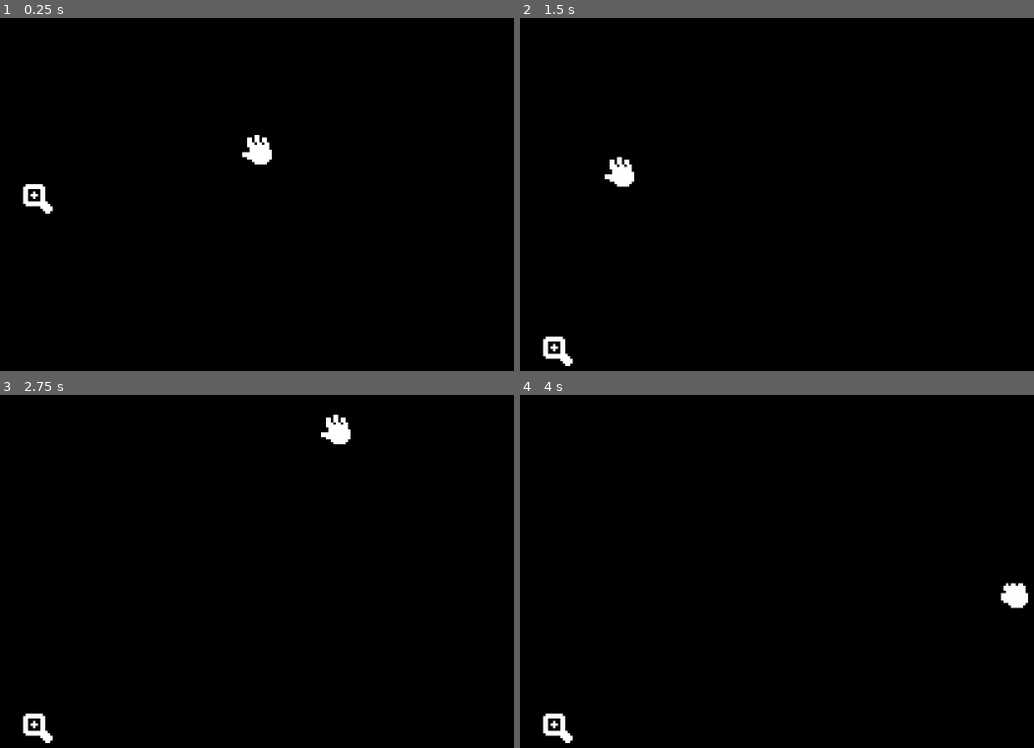
Above: before the commit, frames 1-4 (two rows, left to right).
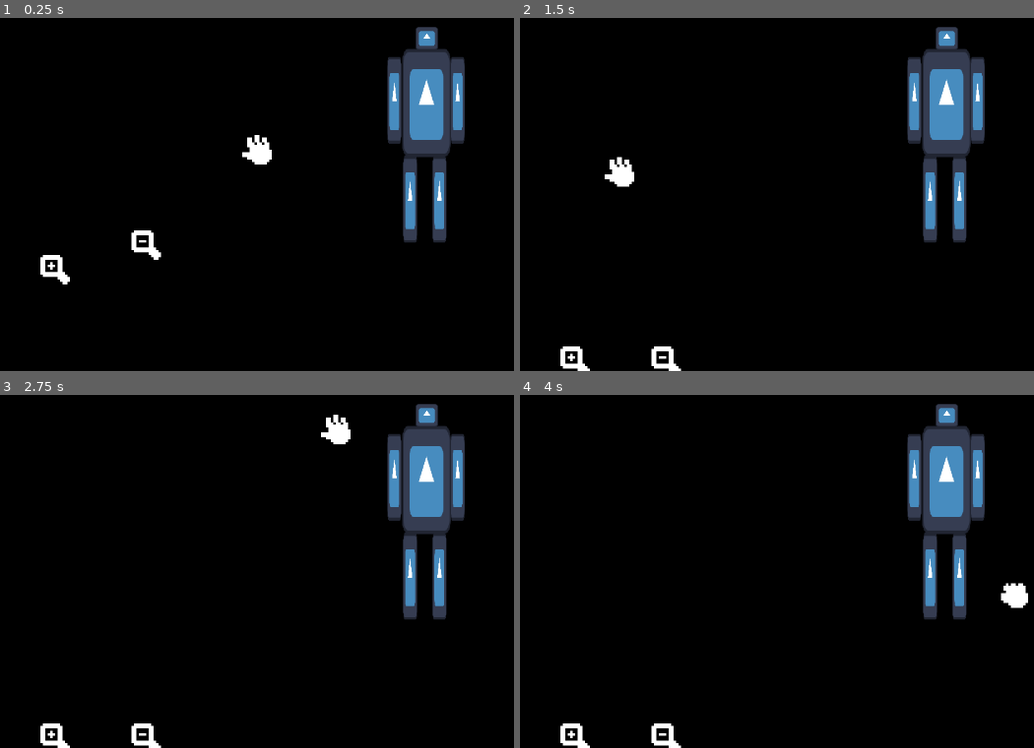
Above: after the commit, the same moments.

Repository: SushiOnToast/out-of-scale
Game: Godot game, scene res://scenes/level.tscn
Same seed, same stepped clock (60 frames per second), same inputs: the game is played once before the commit and once after it. The engine's default icon, where the game draws it, is replaced by a stand-in: a white triangle on a blue panel in a dark square.
Inputs (mouse positions are in pixels of both pictures, inside the frame that each line leads up to):
- Up to frame 1 (0.25 s): no input
- Up to frame 2 (1.5 s): move the mouse to (951, 127) at 0.52 s; click (951, 127) at 0.6 s; tap Enter at 1.25 s; move the mouse to (617, 173) at 1.27 s; right-click (617, 173) at 1.35 s
- Up to frame 3 (2.75 s): click (97, 550) at 1.55 s; tap Space at 2 s; move the mouse to (334, 430) at 2.02 s; click (334, 430) at 2.1 s
- Up to frame 4 (4 s): tap Enter at 2.75 s; move the mouse to (735, 613) at 2.77 s; click (735, 613) at 2.85 s; tap Space at 3.5 s; move the mouse to (1013, 592) at 3.52 s; hold Right mouse button (grab) from 3.53 s (still down); click (1013, 592) at 3.8 s

The runs differ from the first frame. In frame 1, 6.7% of the frame differs, in the area x 4-91%, y 2-76%; in frame 2, 6.5%; in frame 3, 6.5%; in frame 4, 6.5%.

Commit message:
add tool inheritance and entity scaling

Diff:
--- /dev/null
+++ b/scenes/Tools/scale_down.gd
@@ -0,0 +1,8 @@
+extends Tool
+
+func action(body_part: Sprite2D):
+	#print(body_part.scale)
+	if body_part.scale - Vector2(0.1, 0.1) > Vector2(0.1, 0.1):
+		body_part.scale -= Vector2(0.1, 0.1)
+	else:
+		print("Limit reached")
--- /dev/null
+++ b/scenes/Tools/scale_down.tscn
@@ -0,0 +1,11 @@
+[gd_scene format=3 uid="uid://d22yxna7yye57"]
+
+[ext_resource type="PackedScene" uid="uid://b33cpfnk54xc1" path="res://scenes/Tools/tool.tscn" id="1_neb6u"]
+[ext_resource type="Texture2D" uid="uid://dbofwxjkwo25p" path="res://graphics/tools/zoom_out.png" id="2_d5bxf"]
+[ext_resource type="Script" uid="uid://bujxywms6tnpx" path="res://scenes/Tools/scale_down.gd" id="2_gprrq"]
+
+[node name="ScaleDown" unique_id=633256298 instance=ExtResource("1_neb6u")]
+script = ExtResource("2_gprrq")
+
+[node name="Sprite2D" parent="." index="0" unique_id=366169014]
+texture = ExtResource("2_d5bxf")
--- /dev/null
+++ b/scenes/Tools/scale_up.gd
@@ -0,0 +1,4 @@
+extends Tool
+
+func action(body_part: Sprite2D):
+	body_part.scale += Vector2(0.1, 0.1)
--- /dev/null
+++ b/scenes/Tools/scale_up.tscn
@@ -0,0 +1,7 @@
+[gd_scene format=3 uid="uid://dkh8f2gpce1jj"]
+
+[ext_resource type="PackedScene" uid="uid://b33cpfnk54xc1" path="res://scenes/Tools/tool.tscn" id="1_8i6je"]
+[ext_resource type="Script" uid="uid://dw0r6ehn61ef0" path="res://scenes/Tools/scale_up.gd" id="2_pb15m"]
+
+[node name="ScaleUp" unique_id=633256298 instance=ExtResource("1_8i6je")]
+script = ExtResource("2_pb15m")
--- /dev/null
+++ b/scenes/Tools/tool.gd
@@ -0,0 +1,28 @@
+extends CharacterBody2D
+class_name Tool
+
+var active = false
+var gravity = 200
+
+var target: Sprite2D
+
+func apply_gravity(delta):
+	velocity.y += gravity * delta
+
+func _physics_process(delta: float) -> void:
+	if !active:
+		apply_gravity(delta)
+
+	if Input.is_action_just_pressed("use") and active and target:
+		action(target)
+
+	move_and_slide()
+
+func action(body_part: Sprite2D):
+	#print(body_part.scale)
+	#if body_part.scale - Vector2(0.1, 0.1) > Vector2(0.1, 0.1):
+		#body_part.scale -= Vector2(0.1, 0.1)
+	#else:
+		#print("Limit reached")
+	##print($ActionPoint.position)
+	pass
--- a/scenes/tool.tscn
+++ b/scenes/Tools/tool.tscn
@@ -1,10 +1,7 @@
 [gd_scene format=3 uid="uid://b33cpfnk54xc1"]
 
-[ext_resource type="Script" uid="uid://bvl0h405hsqmu" path="res://scenes/tool.gd" id="1_d1t6i"]
+[ext_resource type="Script" uid="uid://bvl0h405hsqmu" path="res://scenes/Tools/tool.gd" id="1_d1t6i"]
 [ext_resource type="Texture2D" uid="uid://bp87rcifs8yq4" path="res://graphics/tools/zoom_in.png" id="1_uonk4"]
-
-[sub_resource type="RectangleShape2D" id="RectangleShape2D_d5hc8"]
-size = Vector2(16, 16)
 
 [node name="Tool" type="CharacterBody2D" unique_id=633256298]
 collision_layer = 4
@@ -14,5 +11,5 @@
 [node name="Sprite2D" type="Sprite2D" parent="." unique_id=366169014]
 texture = ExtResource("1_uonk4")
 
-[node name="CollisionShape2D" type="CollisionShape2D" parent="." unique_id=1332414787]
-shape = SubResource("RectangleShape2D_d5hc8")
+[node name="CollisionPolygon2D" type="CollisionPolygon2D" parent="." unique_id=1841964396]
+polygon = PackedVector2Array(-6, -7, -6, -6, -7, -6, -7, 3, -6, 3, -6, 4, -6, 4, 1, 4, 1, 3, 2, 3, 2, 2, 3, 2, 3, 1, 4, 1, 4, -6, 3, -6, 3, -7)
--- /dev/null
+++ b/scenes/body_part.gd
@@ -0,0 +1,21 @@
+extends Area2D
+var hovering := false
+var current_body: Node2D = null
+
+
+func _physics_process(_delta: float) -> void:
+	hovering = false
+	var still_in_range := false
+
+	for body in get_overlapping_bodies():
+		if "active" in body:
+			hovering = true
+			still_in_range = true
+			current_body = body
+			if body.active:
+				body.target = get_parent()
+
+	if not still_in_range and current_body != null:
+		if current_body.target == get_parent():
+			current_body.target = null
+		current_body = null
--- /dev/null
+++ b/scenes/entity.gd
@@ -0,0 +1,14 @@
+extends CharacterBody2D
+
+func _ready() -> void:
+	var body_parts = [$Head/Area2D, $Torso/Area2D, $Torso/RightLeg/Area2D, $Torso/RightArm/Area2D, $Torso/LeftLeg/Area2D, $Torso/LeftArm/Area2D]
+	var part = body_parts.pick_random() as Area2D
+	print(part.get_parent().scale)
+	var random_scale = [randf_range(0.2, 0.5), randf_range(1.5, 3)].pick_random()
+	part.get_parent().scale = Vector2(random_scale, random_scale)
+	print(part.get_parent().scale)
+
+#func _process(_delta: float) -> void:
+	## if you still want to see hover states for debugging:
+	#for part in [$Head/Area2D, $Torso/Area2D, $RightLeg/Area2D, $RightArm/Area2D, $LeftLeg/Area2D, $LeftArm/Area2D]:
+		#print(part.name)
--- /dev/null
+++ b/scenes/entity.tscn
@@ -0,0 +1,127 @@
+[gd_scene format=3 uid="uid://dwmkfklfd4ajy"]
+
+[ext_resource type="Script" uid="uid://pw126bvpeonv" path="res://scenes/entity.gd" id="1_gr72c"]
+[ext_resource type="Texture2D" uid="uid://bircecr1hfik3" path="res://icon.svg" id="1_iiwub"]
+[ext_resource type="Script" uid="uid://dkm3ss7u0yghx" path="res://scenes/body_part.gd" id="3_m0cyi"]
+[ext_resource type="Script" uid="uid://bkw7qjddat5ci" path="res://scenes/torso.gd" id="4_51v4c"]
+
+[sub_resource type="RectangleShape2D" id="RectangleShape2D_d5hc8"]
+size = Vector2(128, 128)
+
+[sub_resource type="RectangleShape2D" id="RectangleShape2D_f8w55"]
+size = Vector2(98, 219)
+
+[sub_resource type="RectangleShape2D" id="RectangleShape2D_fgl56"]
+size = Vector2(29, 177)
+
+[sub_resource type="RectangleShape2D" id="RectangleShape2D_dqkhl"]
+size = Vector2(30, 176)
+
+[sub_resource type="RectangleShape2D" id="RectangleShape2D_7q1qv"]
+size = Vector2(134.36124, 128)
+
+[sub_resource type="RectangleShape2D" id="RectangleShape2D_opl57"]
+size = Vector2(136.56389, 128)
+
+[node name="Entity" type="CharacterBody2D" unique_id=1416988511]
+collision_layer = 16
+collision_mask = 4
+script = ExtResource("1_gr72c")
+
+[node name="Head" type="Sprite2D" parent="." unique_id=1491630552]
+position = Vector2(0, -64)
+rotation = -6.2831855
+texture = ExtResource("1_iiwub")
+centered = false
+offset = Vector2(-64, -128)
+
+[node name="Area2D" type="Area2D" parent="Head" unique_id=1156431777]
+collision_layer = 16
+collision_mask = 4
+script = ExtResource("3_m0cyi")
+
+[node name="CollisionShape2D" type="CollisionShape2D" parent="Head/Area2D" unique_id=386442344]
+position = Vector2(0, -64)
+shape = SubResource("RectangleShape2D_d5hc8")
+
+[node name="Torso" type="Sprite2D" parent="." unique_id=1799173316]
+position = Vector2(1.1920929e-07, -64.99999)
+scale = Vector2(0.7734375, 1.7148436)
+texture = ExtResource("1_iiwub")
+centered = false
+offset = Vector2(-65, 0)
+script = ExtResource("4_51v4c")
+
+[node name="Area2D" type="Area2D" parent="Torso" unique_id=1868806174]
+position = Vector2(-1.2929294, -100.3007)
+scale = Vector2(1.2929294, 0.5831436)
+collision_layer = 16
+collision_mask = 4
+script = ExtResource("3_m0cyi")
+
+[node name="CollisionShape2D" type="CollisionShape2D" parent="Torso/Area2D" unique_id=1771088813]
+position = Vector2(1.1920929e-07, 282)
+shape = SubResource("RectangleShape2D_f8w55")
+
+[node name="RightLeg" type="Sprite2D" parent="Torso" unique_id=893781708]
+position = Vector2(-24.56566, 127.1253)
+scale = Vector2(0.29292932, 0.8018224)
+texture = ExtResource("1_iiwub")
+centered = false
+offset = Vector2(-130, 0)
+
+[node name="Area2D" type="Area2D" parent="Torso/RightLeg" unique_id=1201158508]
+position = Vector2(-125.793106, -266.1818)
+scale = Vector2(4.413793, 0.7272727)
+collision_layer = 16
+collision_mask = 4
+script = ExtResource("3_m0cyi")
+
+[node name="CollisionShape2D" type="CollisionShape2D" parent="Torso/RightLeg/Area2D" unique_id=363464781]
+position = Vector2(13.5, 455)
+shape = SubResource("RectangleShape2D_fgl56")
+
+[node name="RightArm" type="Sprite2D" parent="Torso" unique_id=1139747634]
+position = Vector2(-65.9394, 9.330299)
+scale = Vector2(0.29292932, 0.8018224)
+texture = ExtResource("1_iiwub")
+centered = false
+offset = Vector2(-130, 0)
+
+[node name="Area2D" type="Area2D" parent="Torso/RightArm" unique_id=1936696000]
+position = Vector2(278.06897, -123.63639)
+scale = Vector2(4.413793, 0.7272727)
+collision_layer = 16
+collision_mask = 4
+script = ExtResource("3_m0cyi")
+
+[node name="CollisionShape2D" type="CollisionShape2D" parent="Torso/RightArm/Area2D" unique_id=940674724]
+position = Vector2(-77, 258)
+shape = SubResource("RectangleShape2D_dqkhl")
+
+[node name="LeftArm" type="Sprite2D" parent="Torso" unique_id=1544986352]
+position = Vector2(62.060608, 9.330297)
+scale = Vector2(0.29349497, 0.8018224)
+texture = ExtResource("1_iiwub")
+centered = false
+
+[node name="Area2D" type="Area2D" parent="Torso/LeftArm" unique_id=1549114898]
+script = ExtResource("3_m0cyi")
+
+[node name="CollisionShape2D" type="CollisionShape2D" parent="Torso/LeftArm/Area2D" unique_id=1692223878]
+position = Vector2(69.383255, 63.999977)
+scale = Vector2(1, 0.9999999)
+shape = SubResource("RectangleShape2D_7q1qv")
+
+[node name="LeftLeg" type="Sprite2D" parent="Torso" unique_id=356733230]
+position = Vector2(14.222223, 127.1253)
+scale = Vector2(0.29349497, 0.8018224)
+texture = ExtResource("1_iiwub")
+centered = false
+
+[node name="Area2D" type="Area2D" parent="Torso/LeftLeg" unique_id=1828628366]
+
+[node name="CollisionShape2D" type="CollisionShape2D" parent="Torso/LeftLeg/Area2D" unique_id=191660134]
+position = Vector2(63.87666, 64)
+scale = Vector2(1, 0.9999999)
+shape = SubResource("RectangleShape2D_opl57")
--- a/scenes/level.tscn
+++ b/scenes/level.tscn
@@ -1,7 +1,9 @@
 [gd_scene format=3 uid="uid://cyswt4o4g6uy"]
 
 [ext_resource type="PackedScene" uid="uid://xftl8kd7g1af" path="res://scenes/player.tscn" id="1_2q6dc"]
-[ext_resource type="PackedScene" uid="uid://b33cpfnk54xc1" path="res://scenes/tool.tscn" id="2_w7c3h"]
+[ext_resource type="PackedScene" uid="uid://dkh8f2gpce1jj" path="res://scenes/Tools/scale_up.tscn" id="3_mx8sn"]
+[ext_resource type="PackedScene" uid="uid://dwmkfklfd4ajy" path="res://scenes/entity.tscn" id="3_w8frs"]
+[ext_resource type="PackedScene" uid="uid://d22yxna7yye57" path="res://scenes/Tools/scale_down.tscn" id="4_mx8sn"]
 
 [sub_resource type="RectangleShape2D" id="RectangleShape2D_d5hc8"]
 size = Vector2(20, 192)
@@ -41,11 +43,18 @@
 position = Vector2(159.5, 190)
 shape = SubResource("RectangleShape2D_cdi5o")
 
-[node name="Tools" type="Node2D" parent="." unique_id=2065705968]
-
-[node name="Tool" parent="Tools" unique_id=633256298 instance=ExtResource("2_w7c3h")]
-position = Vector2(71, 105)
+[node name="Entity" parent="." unique_id=1416988511 instance=ExtResource("3_w8frs")]
+position = Vector2(229, 62)
+scale = Vector2(0.2, 0.2)
 
 [node name="Player" parent="." unique_id=274464145 instance=ExtResource("1_2q6dc")]
 z_index = 1
 position = Vector2(131, 66)
+
+[node name="Tools" type="Node2D" parent="." unique_id=2065705968]
+
+[node name="ScaleUp" parent="Tools" unique_id=633256298 instance=ExtResource("3_mx8sn")]
+position = Vector2(78, 132)
+
+[node name="ScaleDown" parent="Tools" unique_id=808673172 instance=ExtResource("4_mx8sn")]
+position = Vector2(115, 122)
--- /dev/null
+++ b/scenes/test_body.gd
@@ -0,0 +1,4 @@
+extends CharacterBody2D
+
+@onready var body_part = $Head/Area2D
+var hover = false
--- /dev/null
+++ b/scenes/test_body.tscn
@@ -0,0 +1,30 @@
+[gd_scene format=3 uid="uid://dg1qhejpkcxll"]
+
+[ext_resource type="Texture2D" uid="uid://bircecr1hfik3" path="res://icon.svg" id="1_l60tp"]
+[ext_resource type="Script" uid="uid://bjj65exyf8cna" path="res://scenes/test_body.gd" id="1_nmece"]
+
+[sub_resource type="RectangleShape2D" id="RectangleShape2D_d5hc8"]
+size = Vector2(128, 128)
+
+[sub_resource type="RectangleShape2D" id="RectangleShape2D_f8w55"]
+size = Vector2(129, 128)
+
+[node name="TestBody" type="CharacterBody2D" unique_id=1114116556]
+script = ExtResource("1_nmece")
+
+[node name="Head" type="Sprite2D" parent="." unique_id=1449389359]
+texture = ExtResource("1_l60tp")
+centered = false
+offset = Vector2(-64, -128)
+
+[node name="Area2D" type="Area2D" parent="Head" unique_id=310644418]
+position = Vector2(0, -64)
+collision_layer = 8
+collision_mask = 4
+
+[node name="CollisionShape2D" type="CollisionShape2D" parent="Head/Area2D" unique_id=439187066]
+shape = SubResource("RectangleShape2D_d5hc8")
+
+[node name="CollisionShape2D" type="CollisionShape2D" parent="." unique_id=1899618738]
+position = Vector2(-0.5, -64)
+shape = SubResource("RectangleShape2D_f8w55")
--- a/scenes/tool.gd
+++ /dev/null
@@ -1,16 +0,0 @@
-extends CharacterBody2D
-
-var active = false
-var gravity = 150
-
-func apply_gravity(delta):
-	velocity.y += gravity * delta
-
-func _physics_process(delta: float) -> void:
-	if !active:
-		apply_gravity(delta)
-
-	if Input.is_action_just_pressed("use") and active:
-		print("item being used")
-
-	move_and_slide()
--- /dev/null
+++ b/scenes/torso.gd
@@ -0,0 +1,14 @@
+extends Sprite2D
+var last_scale := Vector2.ONE
+
+func _ready() -> void:
+	last_scale = scale
+
+func _process(_delta: float) -> void:
+	if scale != last_scale:
+		var delta_ratio := scale / last_scale
+		for child in get_children():
+			if child is Sprite2D:
+				child.scale.x /= delta_ratio.x
+				child.scale.y /= delta_ratio.y
+		last_scale = scale
Not shown, added: scenes/Tools/scale_down.gd.uid
Not shown, added: scenes/Tools/scale_up.gd.uid
Renamed: scenes/tool.gd.uid -> scenes/Tools/tool.gd.uid
Not shown, added: scenes/body_part.gd.uid
Not shown, added: scenes/entity.gd.uid
Not shown, added: scenes/test_body.gd.uid
Not shown, added: scenes/torso.gd.uid
